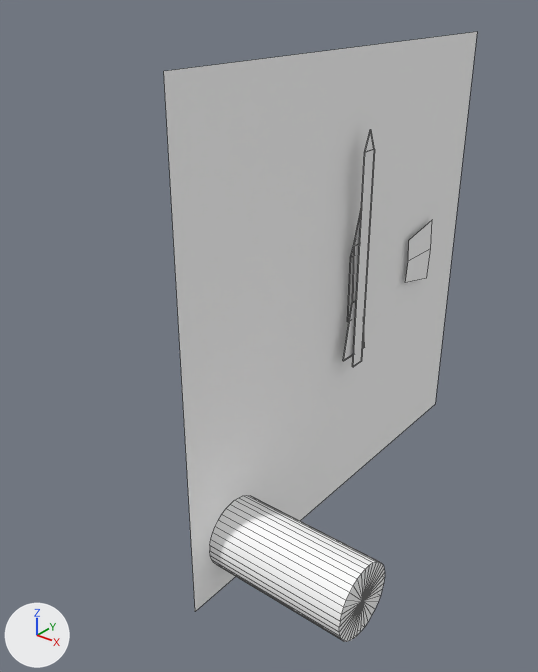
One commit to the Blender file dev/blender/instruments/alt.blend: the scene before it, then after it.
The view is the same before and after, from a 50 mm lens placed at (-0.3061, -0.2325, 0.15), pointed at (-0.3787, -0.1418, 0.0938). The axes (+X, +Y, +Z) are drawn at lower left. The lights are the same throughout. Mesh edges are drawn as thin lines.

The first picture shows 'Face', 'Needle100', 'Needle1000', 'disk', 'inhg'.
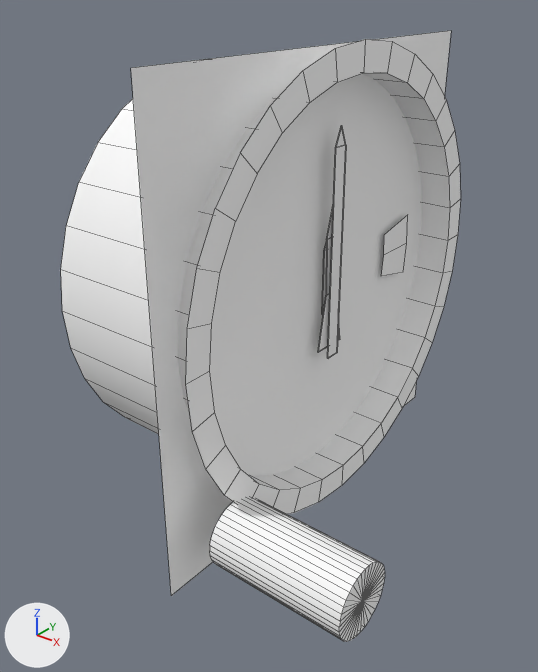
The newer file is also turned or shifted as a whole; pictures and numbers use the older file's frame.

What changed in the scene script:
```text
Add mat_material:
    mat_material = diffuse_material('Material')
    mat_material.base_color = (1.0, 1.0, 1.0)  # white #ffffff
Add me_face_mesh_001:
    me_face_mesh_001.from_pydata(...)  # 128 vertices, 64 faces; spans x -0.0255..0.0065, y -0.0401..0.0399, z -0.0389..0.0411
    me_face_mesh_001.polygons.foreach_set('use_smooth', [True] * 64)
    me_face_mesh_001.materials.append(mat_material)  # its picture is missing
Change ob_face:
    ob_face.location: (-0.369, -0.1324, 0.1005) -> (-0.3742, -0.1324, 0.1005)
Add ob_case:
    ob_case = bpy.data.objects.new('Case', me_face_mesh_001)
    ob_case.location = (-0.3747, -0.1324, 0.1005)
    ob_case.show_transparent = True
```

Location of each change, [x1, y1, x2, y2] in pixels of the pictures (538 x 672 px):
'Face', moved: before [164, 32, 477, 611]; after [131, 31, 451, 596]
'Case', added: after [61, 39, 461, 514]
